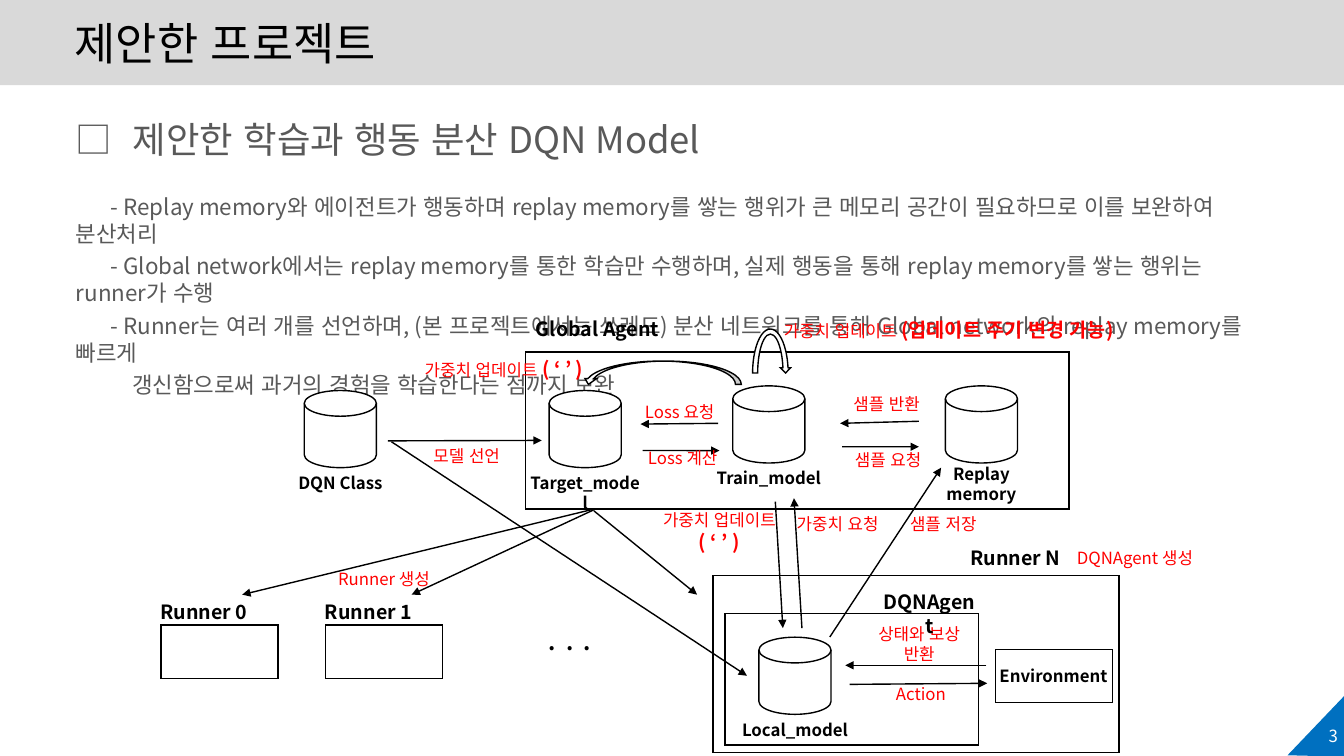
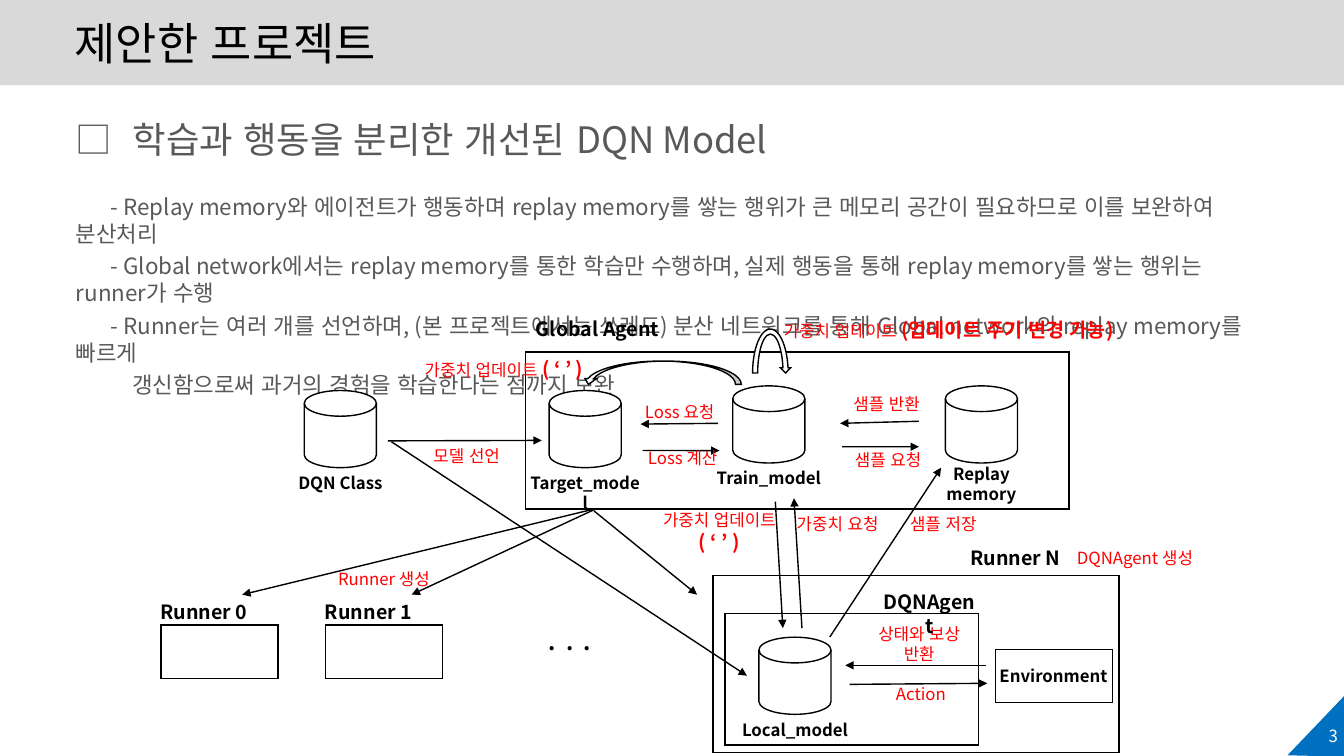
Before and after one commit to KiHyeon-Hong/Improved_DQN_experiments, a slide deck: slide 3 of v1.0-202140090-홍기현-기말 프로젝트.pptx. Drawn at 1344x756 pixels with LibreOffice and Linux fonts; fonts in the diff are those of the drawing; background and template pictures are left out. Boxes give left, top, right and bottom in pixels: in the first picture for what was removed or moved away, otherwise in the second. Text is boxed around its words. In the diff, an @@ line names an element or a change of style, - is before the commit and + after.

```diff
--- a/v1.0-202140090-홍기현-기말 프로젝트.pptx
+++ b/v1.0-202140090-홍기현-기말 프로젝트.pptx
@@ text at (x1=133, y1=122, x2=768, y2=160): text changed @@
-□ 제안한 학습과 행동 분산 DQN Model
+□ 학습과 행동을 분리한 개선된 DQN Model
```
